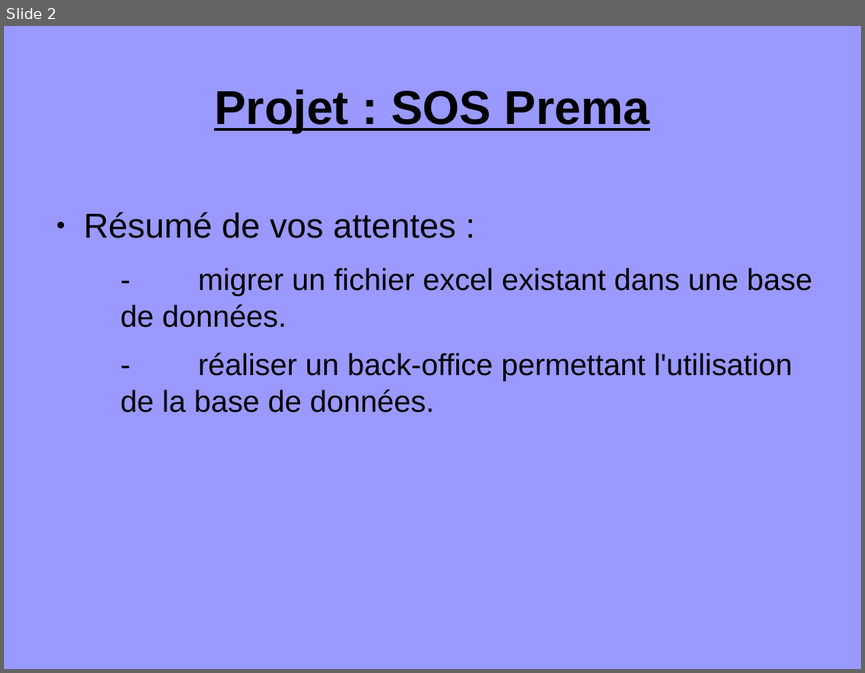
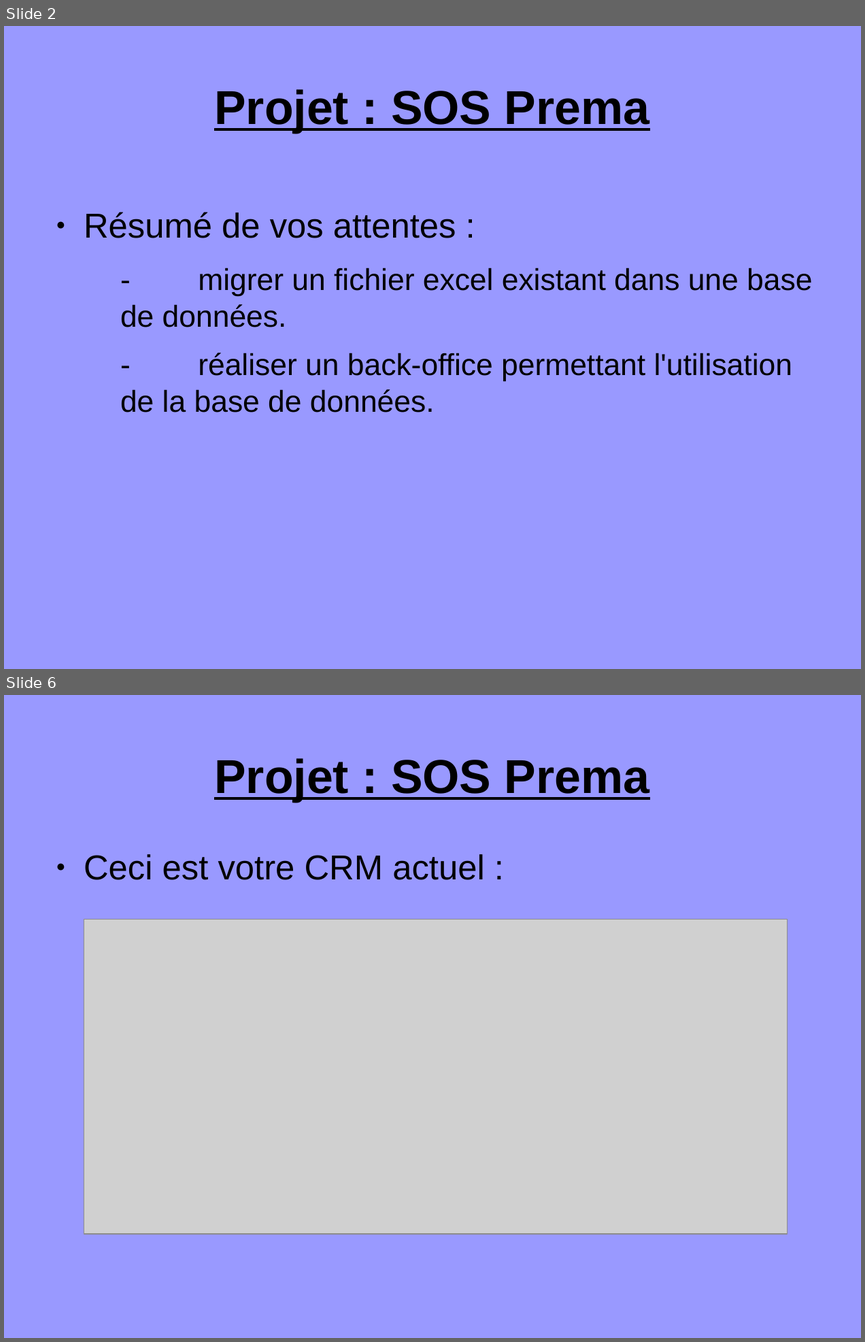
Before and after one commit to hlefe/sosprema, a slide deck: docs/présentation1.odp. Shown one above the other, each under a label of ours: slide 2 before the commit, slides 2 and 6 after it; the slides between them are not shown. The pictures are 865x673 and 865x1342 pixels, drawn with LibreOffice and Linux fonts; fonts in the diff are those of the drawing; grey boxes stand for pictures. Boxes give left, top, right and bottom in pixels: in the first picture for what was removed or moved away, otherwise in the second. Text is boxed around its words. In the diff, an @@ line names an element or a change of style, - is before the commit and + after.

```diff
--- a/docs/présentation1.odp
+++ b/docs/présentation1.odp
@@ slide 6 added at (4,695,861,1338), background #9999FF @@
@@ title added at (214,758,649,802), 44 pt, text #000000, bold, underline @@
+Projet : SOS Prema
@@ text added at (84,854,484,880), 32 pt, text #000000 @@
+● Ceci est votre CRM actuel :
@@ picture added at (84,919,788,1234) @@
```
Also in this commit, not shown: 2 slides changed, 1 other slide added.
